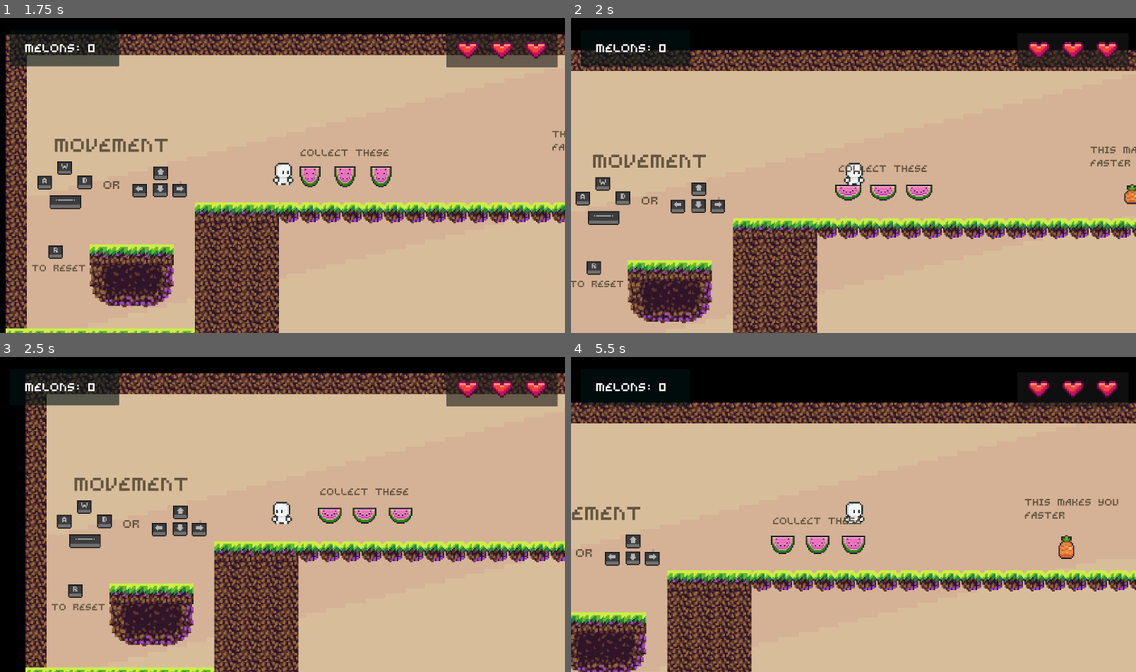
Above: before the commit, frames 1-4 (two rows, left to right).
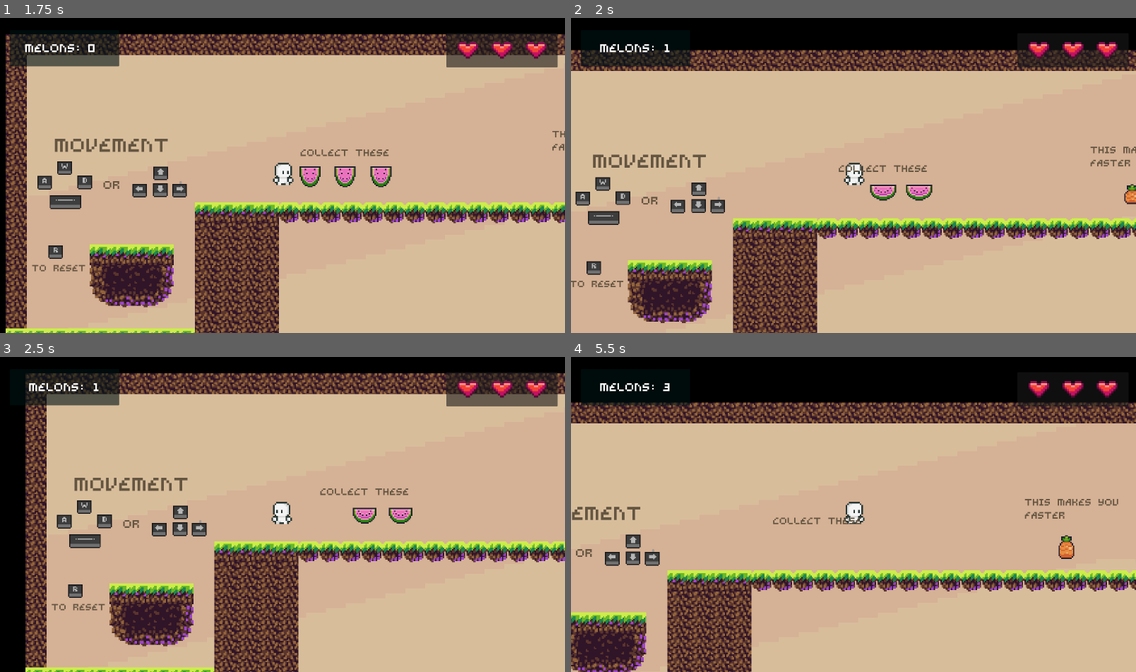
Above: after the commit, the same moments.

Repository: SwiftyProgrammer690/godotgaming
Game: Godot game, scene res://Scenes/LevelT.tscn
The game is run twice, just before and just after one commit, with the same random seed, the same clock (stepped at 60 frames per second) and the same inputs. This scene is started directly instead of the project's main scene.
Inputs:
- Up to frame 1 (1.75 s): hold D (right) from 0.53 s (still down); tap W (up) at 0.6, 0.77, 1.07, 1.35, 1.52 s
- Up to frame 2 (2 s): keep holding D (right); tap W (up) at 1.82 s
- Up to frame 3 (2.5 s): release D (right) at 2.03 s; hold A (left) from 2.03 s (still down); tap W (up) at 2.1 s
- Up to frame 4 (5.5 s): release A (left) at 2.78 s; hold D (right) 2.78-4.28 s; tap W (up) at 2.85, 3.02, 3.32, 3.6, 3.77, 4.07, 4.35, 4.52, 4.82, 5.1 s; hold A (left) 4.28-5.03 s; hold D (right) from 5.03 s (still down)

Frame 1 is identical in both runs. In frame 2, 0.4% of the frame differs, in the area x 4-52%, y 8-59%; in frame 3, 0.4%; in frame 4, 0.9%, in the area x 4-53%, y 8-63%.
Error before the commit: Attempt to call function 'play' in base 'null instance' on a null instance. (res://Scripts/Melon.gd:8)

Commit message:
actually finsih

Diff:
--- a/Scenes/LevelT.tscn
+++ b/Scenes/LevelT.tscn
@@ -22,6 +22,7 @@
 [ext_resource type="PackedScene" uid="uid://ds37wqovita3t" path="res://Scenes/flag.tscn" id="20_5d1ki"]
 [ext_resource type="PackedScene" uid="uid://cr6bog1ihttw7" path="res://Scenes/Level1.tscn" id="21_v5gla"]
 [ext_resource type="AudioStream" uid="uid://crk762axdqn34" path="res://Assets/Music + SFX/superskibidi.wav" id="22_h00o4"]
+[ext_resource type="AudioStream" uid="uid://oh0ixxo5jdep" path="res://Assets/Music + SFX/sound (2).wav" id="23_dgbio"]
 
 [sub_resource type="TileSetAtlasSource" id="TileSetAtlasSource_1mg31"]
 texture = ExtResource("2_g0i5u")
@@ -464,3 +465,7 @@
 [node name="AudioStreamPlayer" type="AudioStreamPlayer" parent="."]
 stream = ExtResource("22_h00o4")
 autoplay = true
+
+[node name="PickUp" type="AudioStreamPlayer" parent="."]
+unique_name_in_owner = true
+stream = ExtResource("23_dgbio")
--- a/Scripts/Button5.gd
+++ b/Scripts/Button5.gd
@@ -1,4 +1,6 @@
 extends Button
+#Supercell has endorsed me
 
 func _pressed():
-	get_tree().change_scene_to_file("res://Scenes/Level5.tscn")
+	get_tree().change_scene_to_file("res://Scenes/Level4.tscn")
+	# This si the purpose for being the fruit and the fruit can help the player jump higher, the fruit can also help others speedy and super jump with gappels and undertale
--- a/Scripts/Button7.gd
+++ b/Scripts/Button7.gd
@@ -1,4 +1,4 @@
 extends Button
 
 func _pressed():
-	get_tree().change_scene_to_file("res://Scenes/Level5.tscn")
+	get_tree().change_scene_to_file("res://Scenes/Level6.tscn")
--- a/Scripts/levelselect3.gd
+++ b/Scripts/levelselect3.gd
@@ -1,4 +1,4 @@
 extends Button
 
 func _on_pressed():
-	get_tree().change_scene_to_file("res://Scenes/Level2.tscn")
+	get_tree().change_scene_to_file("res://Scenes/Level3.tscn")
--- a/project.godot
+++ b/project.godot
@@ -19,6 +19,7 @@
 
 window/size/viewport_width=2152
 window/size/viewport_height=1200
+window/size/resizable=false
 
 [importer_defaults]
 
Not shown: 1 places in Scenes/LevelT.tscn that only renumber resources
